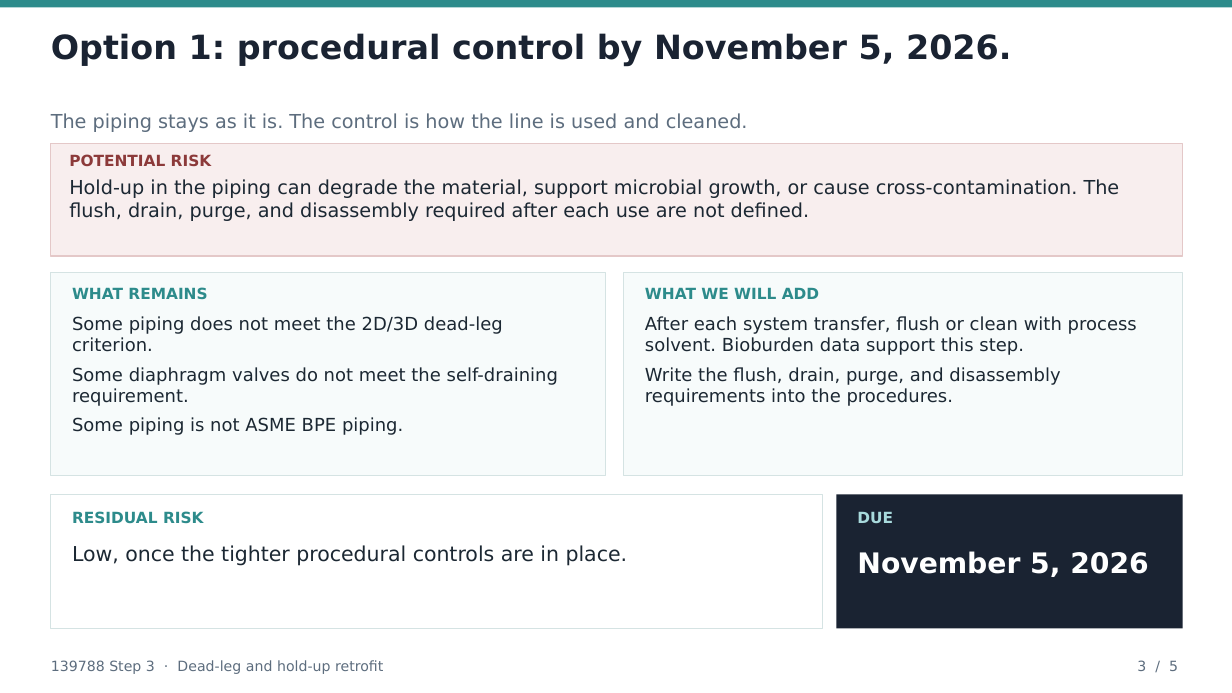
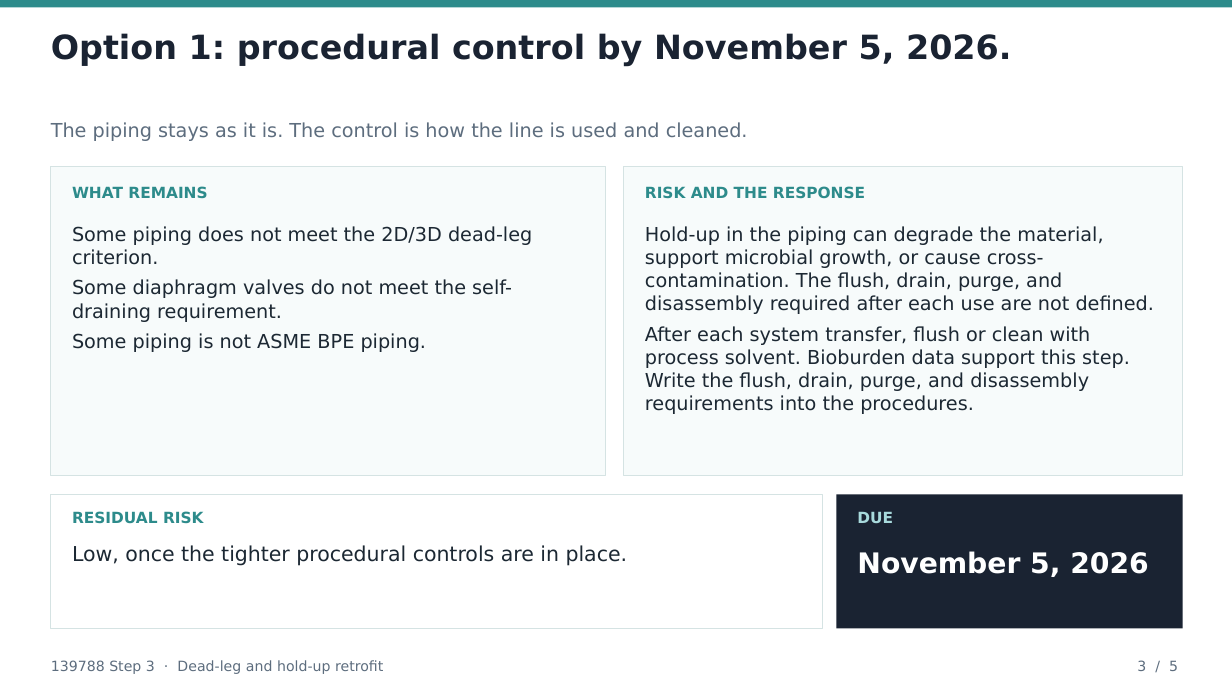
Before and after one commit to peterli0913/BLA, a slide deck: slide 3 of 139788 Step 3 Dead-leg and Hold-up Retrofit_EN.pptx. Drawn at 1232x693 pixels with LibreOffice and Linux fonts; fonts in the diff are those of the drawing. Boxes give left, top, right and bottom in pixels: in the first picture for what was removed or moved away, otherwise in the second. Text is boxed around its words. In the diff, an @@ line names an element or a change of style, - is before the commit and + after.

```diff
--- a/139788 Step 3 Dead-leg and Hold-up Retrofit_EN.pptx
+++ b/139788 Step 3 Dead-leg and Hold-up Retrofit_EN.pptx
@@ text "The piping stays as it ..." moved from (x1=51, y1=113, x2=748, y2=132) to (x1=51, y1=122, x2=748, y2=141) @@
@@ rectangle removed at (x1=51, y1=143, x2=1183, y2=256) @@
@@ rectangle resized from (x1=51, y1=273, x2=605, y2=476) to (x1=51, y1=166, x2=605, y2=476) @@
@@ text removed at (x1=69, y1=154, x2=212, y2=166) @@
-POTENTIAL RISK
@@ text removed at (x1=69, y1=179, x2=1120, y2=221) @@
-Hold-up in the piping can degrade the material, support microbial growth, or cause cross-contamination. The flush, drain, purge, and disassembly required after each use are not defined.
@@ rectangle resized from (x1=624, y1=273, x2=1183, y2=476) to (x1=624, y1=166, x2=1183, y2=476) @@
@@ text "WHAT REMAINS" moved from (x1=72, y1=287, x2=207, y2=299) to (x1=72, y1=186, x2=207, y2=198) @@
@@ text at (x1=645, y1=186, x2=865, y2=198): text changed @@
-WHAT WE WILL ADD
+RISK AND THE RESPONSE
@@ text "Some piping does not meet ..." moved from (x1=72, y1=316, x2=558, y2=435) to (x1=72, y1=226, x2=532, y2=352) @@
@@ text "Some piping does not meet ..." at (x1=72, y1=226, x2=532, y2=352): size 14 to 15 pt @@
@@ text at (x1=645, y1=226, x2=1154, y2=414): text changed; size 14 to 15 pt @@
-After each system transfer, flush or clean with process solvent. Bioburden data support this step.
-Write the flush, drain, purge, and disassembly requirements into the procedures.
+Hold-up in the piping can degrade the material, support microbial growth, or cause cross-contamination. The flush, drain, purge, and disassembly required after each use are not defined.
+After each system transfer, flush or clean with process solvent. Bioburden data support this step. Write the flush, drain, purge, and disassembly requirements into the procedures.
```
Also in this commit, not shown: 1 other slide changed, 3 other files.
